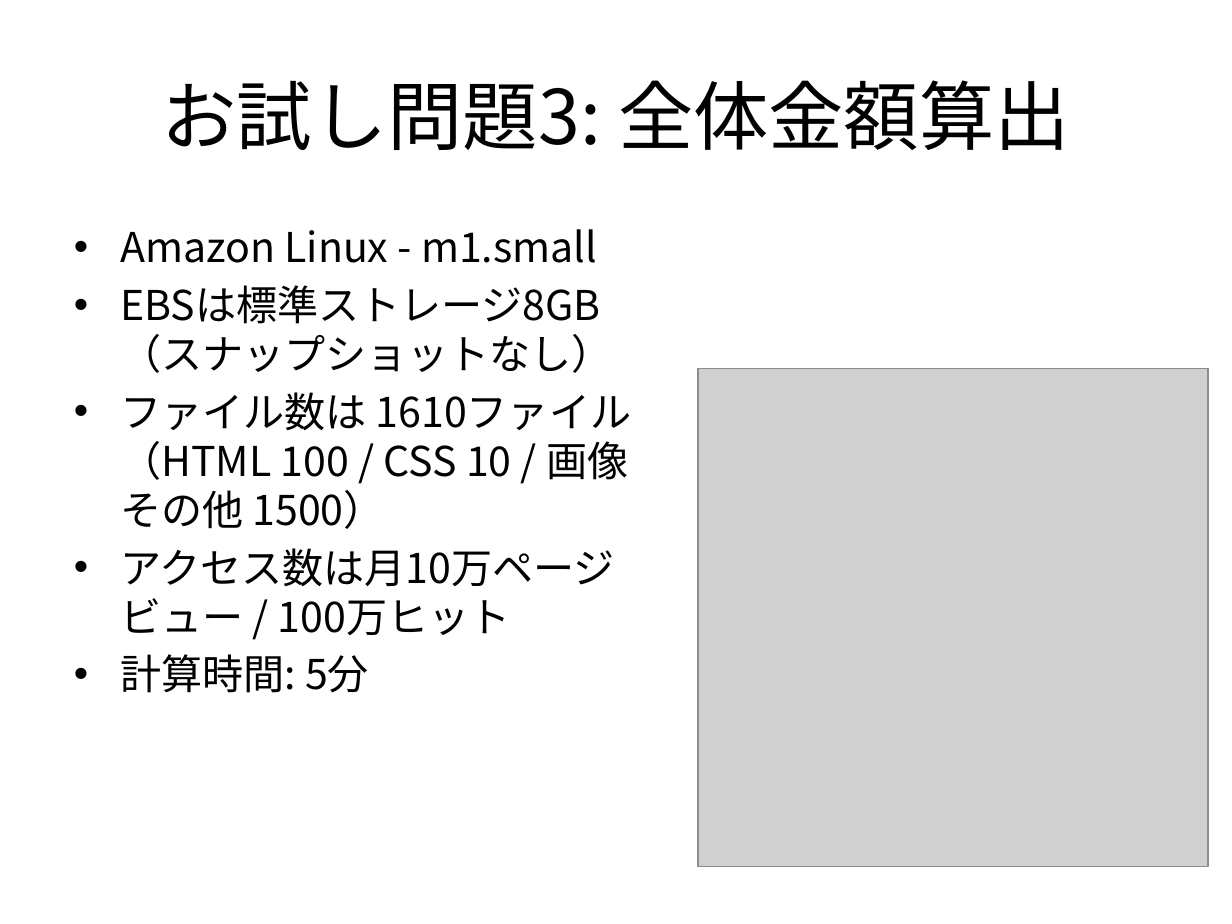
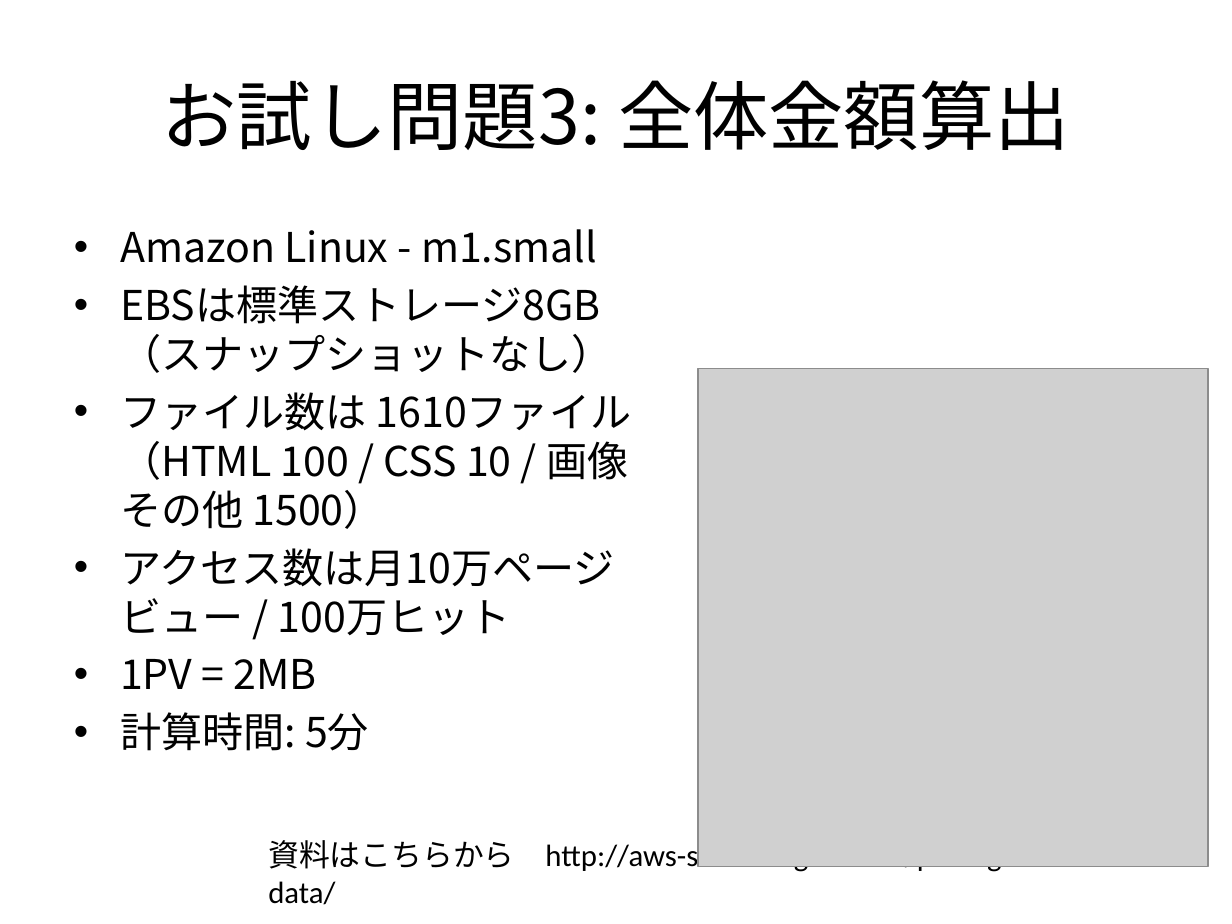
Before and after one commit to aws-samurai/pricing-data, a slide deck: slide 29 of slide/AWS料金体系グランドマスター王者決定戦.pptx (slide 28 before the commit). Drawn at 1232x924 pixels with LibreOffice and Linux fonts; fonts in the diff are those of the drawing; grey boxes stand for pictures; background and template pictures are left out. Boxes give left, top, right and bottom in pixels: in the first picture for what was removed or moved away, otherwise in the second. Text is boxed around its words. In the diff, an @@ line names an element or a change of style, - is before the commit and + after.

```diff
--- a/slide/AWS料金体系グランドマスター王者決定戦.pptx
+++ b/slide/AWS料金体系グランドマスター王者決定戦.pptx
@@ text at (120,659,317,689): paragraph added @@
+• 1PV = 2MB
@@ text added at (268,840,1011,874), 18 pt, text #000000 @@
+資料はこちらから http://aws-samurai.github.io/pricing-data/
```
Also in this commit, not shown: 27 other slides changed, 1 slide added, 6 other files.
